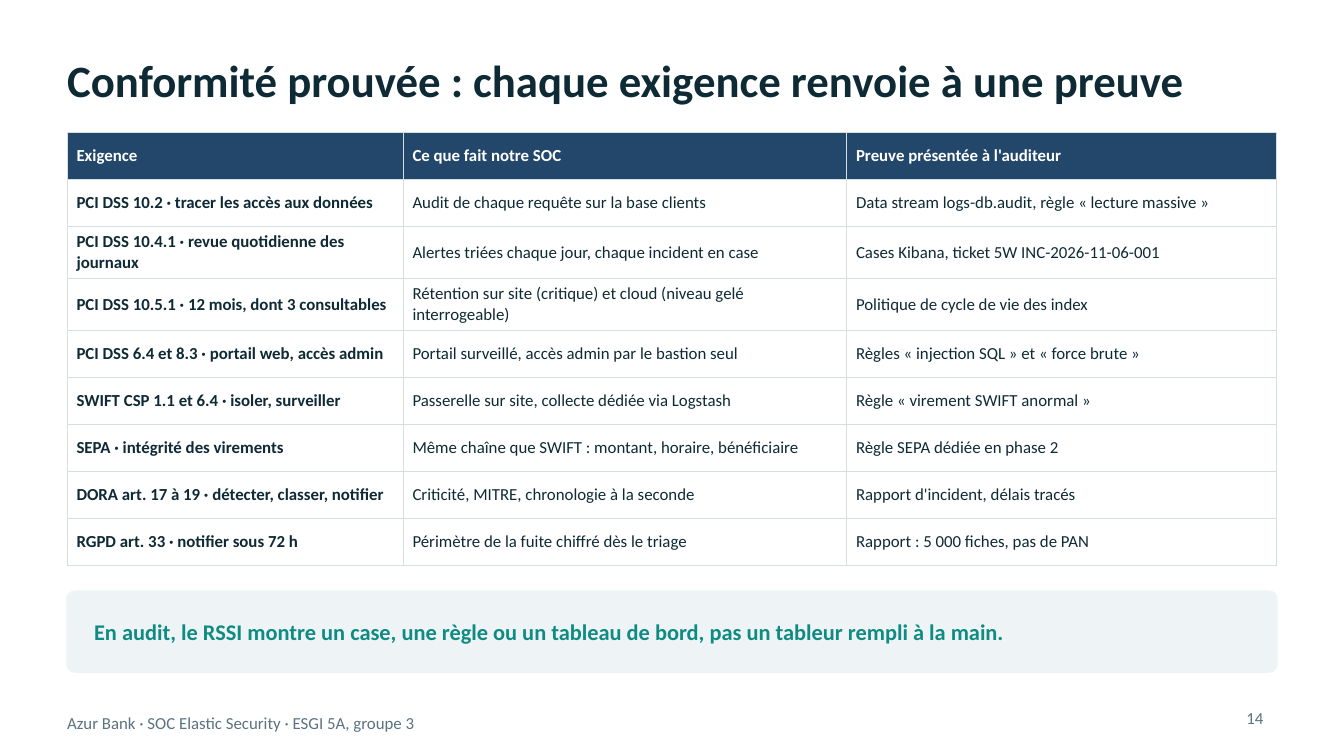
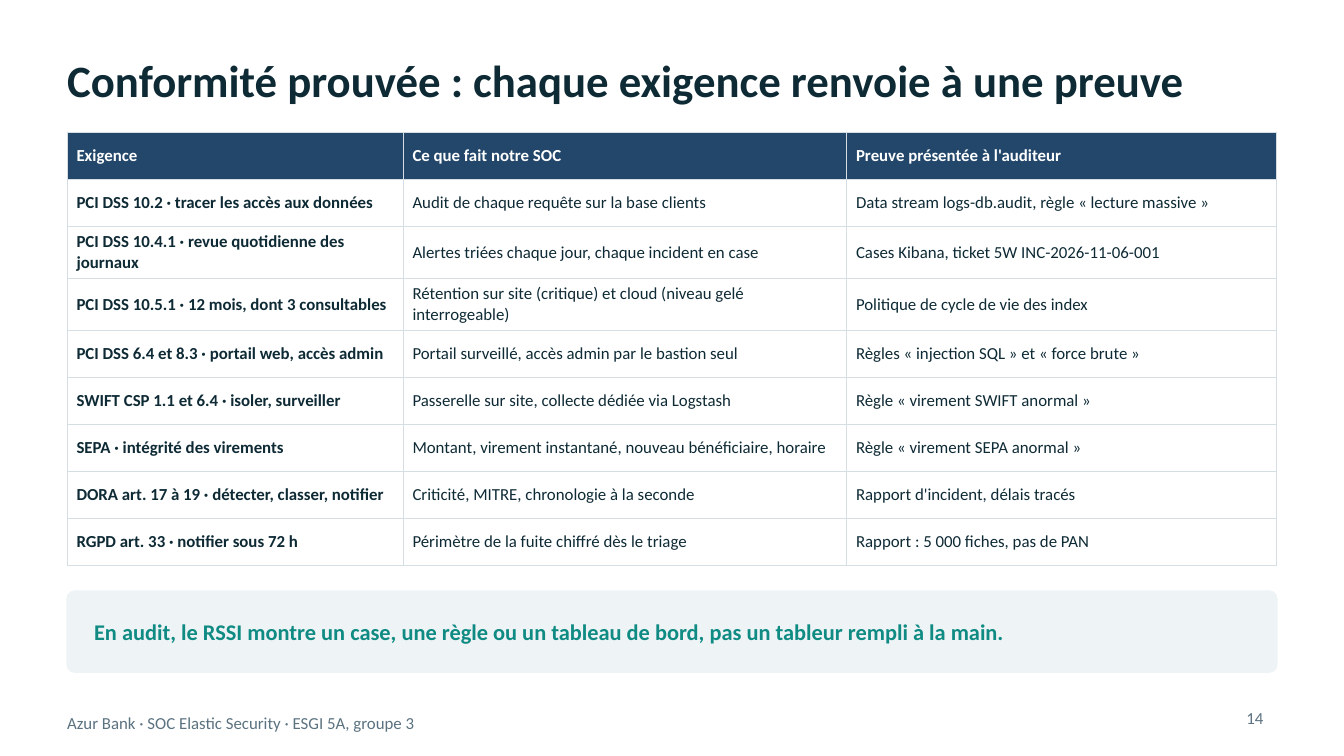
Before and after one commit to Jacob-dot-bit/soc-azur-bank-elastic, a slide deck: slide 14 of 05 - Soutenance (slides, dashboard, coût)/Soutenance_Azur_Bank_Elastic.pptx. Drawn at 1344x756 pixels with LibreOffice and Linux fonts; fonts in the diff are those of the drawing. Boxes give left, top, right and bottom in pixels: in the first picture for what was removed or moved away, otherwise in the second. Text is boxed around its words. In the diff, an @@ line names an element or a change of style, - is before the commit and + after.

Commit message:
Soutenance : règle SEPA dans les slides de conformité, 10 règles testées

```diff
--- a/05 - Soutenance (slides, dashboard, coût)/Soutenance_Azur_Bank_Elastic.pptx
+++ b/05 - Soutenance (slides, dashboard, coût)/Soutenance_Azur_Bank_Elastic.pptx
@@ table at (67, 132, 1277, 564) @@
-row 7, column 2: Même chaîne que SWIFT : montant, horaire, bénéficiaire
+row 7, column 2: Montant, virement instantané, nouveau bénéficiaire, horaire
-row 7, column 3: Règle SEPA dédiée en phase 2
+row 7, column 3: Règle « virement SEPA anormal »
```
Also in this commit, not shown: 3 other slides changed, 1 other file.
